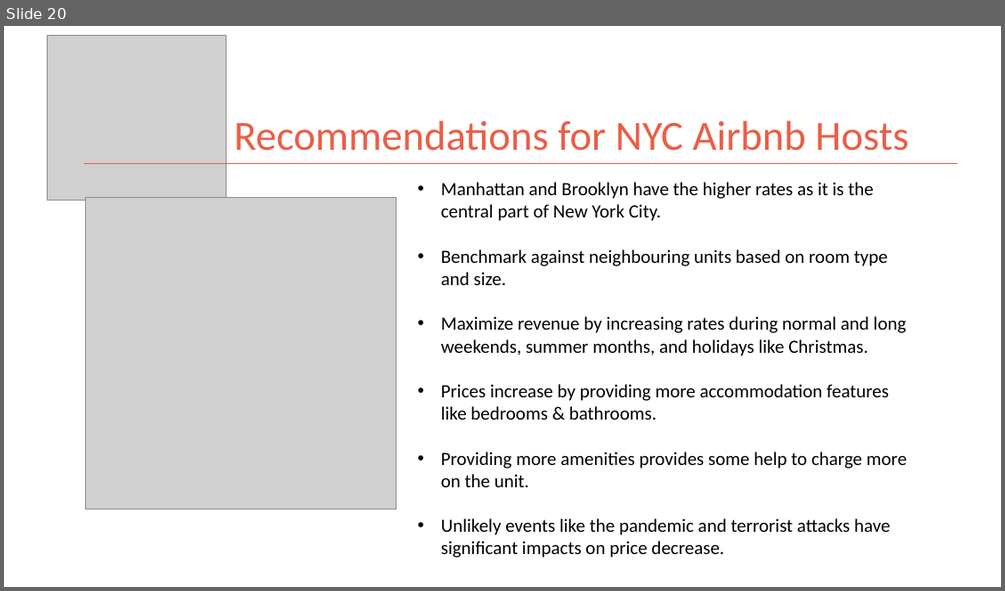
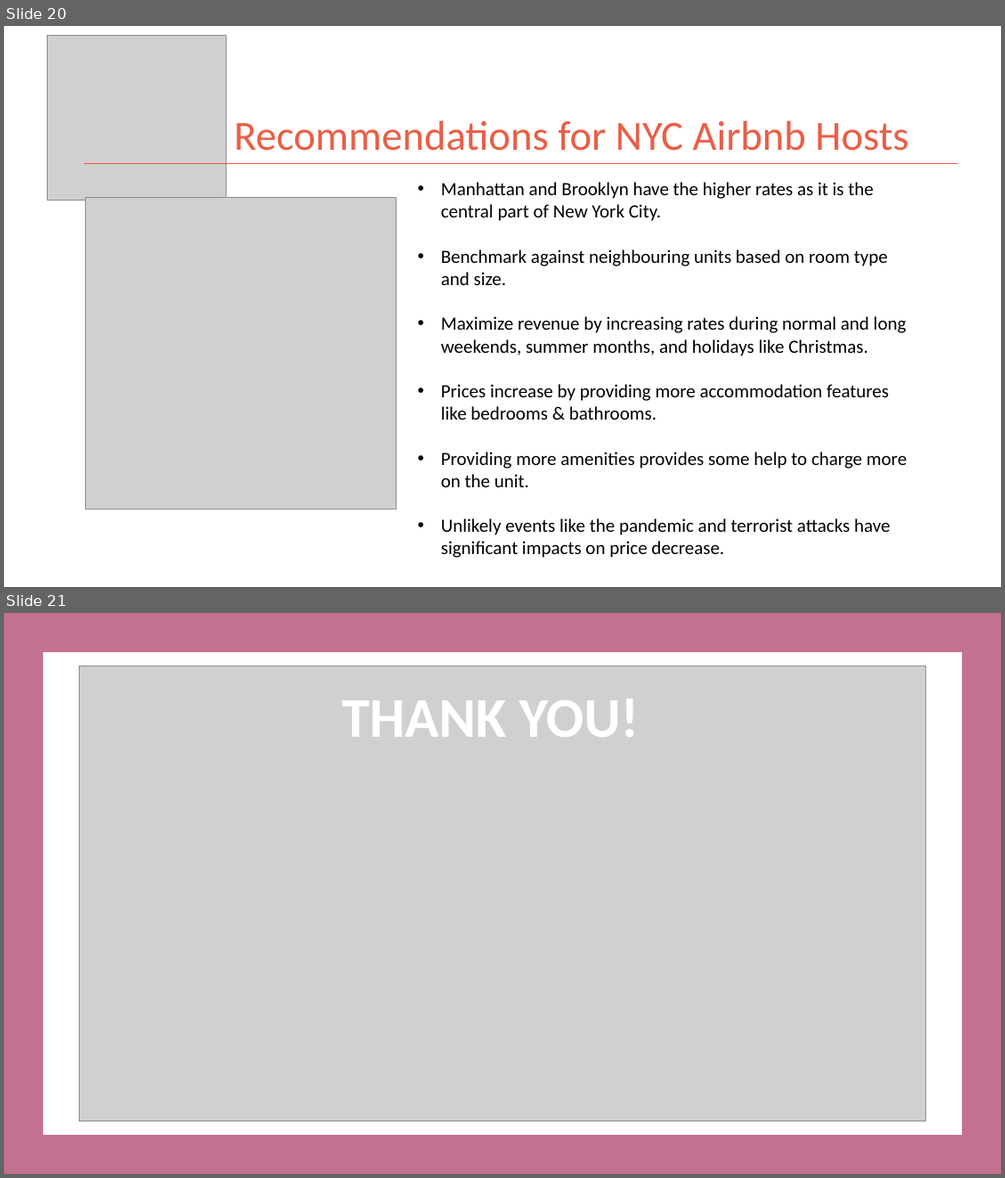
Before and after one commit to kman4/AirbnbPredictions, a slide deck: Airbnb Price Predictions (Model).pptx. Shown one above the other, each under a label of ours: slide 20 before the commit, slides 20 and 21 after it. The pictures are 1005x591 and 1005x1178 pixels, drawn with LibreOffice and Linux fonts; fonts in the diff are those of the drawing; grey boxes stand for pictures. Boxes give left, top, right and bottom in pixels: in the first picture for what was removed or moved away, otherwise in the second. Text is boxed around its words. In the diff, an @@ line names an element or a change of style, - is before the commit and + after.

Commit message:
UPDATE POWERPOINT

```diff
--- a/Airbnb Price Predictions (Model).pptx
+++ b/Airbnb Price Predictions (Model).pptx
@@ slide 21 added at [4, 613, 1001, 1174], background #FFFFFF @@
@@ rectangle added at [4, 613, 1001, 1174], fill #C47090 @@
@@ rectangle added at [43, 653, 962, 1135], fill #FFFFFF @@
@@ picture added at [80, 666, 926, 1121] @@
@@ text added at [342, 698, 639, 737], 54 pt, text #FFFFFF, bold @@
+THANK YOU!
```
Also in this commit, not shown: 1 slide removed.
